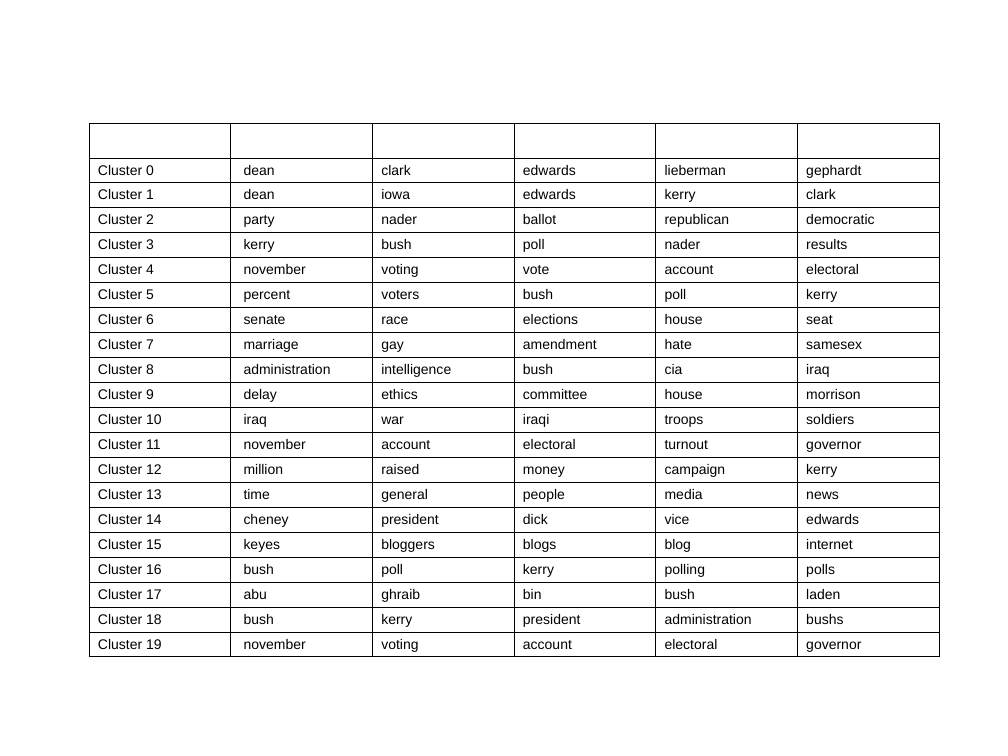
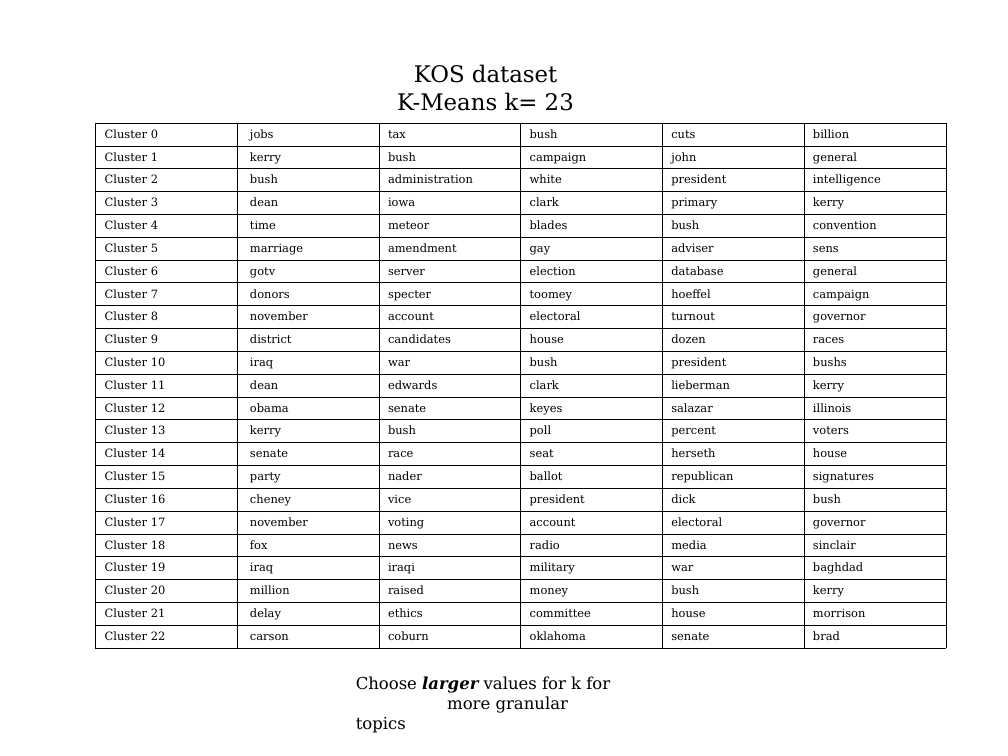
Before and after one commit to vitalv/doc-clustering-topic-modeling, a slide deck: slide 16 of doc-clustering-topic-modeling.odp (slide 11 before the commit). Drawn at 1008x756 pixels with LibreOffice and Linux fonts; fonts in the diff are those of the drawing. Boxes give left, top, right and bottom in pixels: in the first picture for what was removed or moved away, otherwise in the second. Text is boxed around its words. In the diff, an @@ line names an element or a change of style, - is before the commit and + after.

```diff
--- a/doc-clustering-topic-modeling.odp
+++ b/doc-clustering-topic-modeling.odp
@@ text added at (414, 64, 557, 83), 18 pt, text #000000 @@
+KOS dataset
@@ text added at (397, 92, 574, 111), 18 pt, text #000000 @@
+K-Means k= 23
@@ table at (96, 123, 947, 649) @@
-row 1:  |  |  |  |  | 
-row 2: Cluster 0 | dean | clark | edwards | lieberman | gephardt
-row 3: Cluster 1 | dean | iowa | edwards | kerry | clark
-row 4: Cluster 2 | party | nader | ballot | republican | democratic
-row 5: Cluster 3 | kerry | bush | poll | nader | results
-row 6: Cluster 4 | november | voting | vote | account | electoral
-row 7: Cluster 5 | percent | voters | bush | poll | kerry
-row 8: Cluster 6 | senate | race | elections | house | seat
-row 9: Cluster 7 | marriage | gay | amendment | hate | samesex
-row 10: Cluster 8 | administration | intelligence | bush | cia | iraq
-row 11: Cluster 9 | delay | ethics | committee | house | morrison
-row 12: Cluster 10 | iraq | war | iraqi | troops | soldiers
-row 13: Cluster 11 | november | account | electoral | turnout | governor
-row 14: Cluster 12 | million | raised | money | campaign | kerry
-row 15: Cluster 13 | time | general | people | media | news
-row 16: Cluster 14 | cheney | president | dick | vice | edwards
-row 17: Cluster 15 | keyes | bloggers | blogs | blog | internet
-row 18: Cluster 16 | bush | poll | kerry | polling | polls
-row 19: Cluster 17 | abu | ghraib | bin | bush | laden
-row 20: Cluster 18 | bush | kerry | president | administration | bushs
-row 21: Cluster 19 | november | voting | account | electoral | governor
+row 1: Cluster 0 | jobs | tax | bush | cuts | billion
+row 2: Cluster 1 | kerry | bush | campaign | john | general
+row 3: Cluster 2 | bush | administration | white | president | intelligence
+row 4: Cluster 3 | dean | iowa | clark | primary | kerry
+row 5: Cluster 4 | time | meteor | blades | bush | convention
+row 6: Cluster 5 | marriage | amendment | gay | adviser | sens
+row 7: Cluster 6 | gotv | server | election | database | general
+row 8: Cluster 7 | donors | specter | toomey | hoeffel | campaign
+row 9: Cluster 8 | november | account | electoral | turnout | governor
+row 10: Cluster 9 | district | candidates | house | dozen | races
+row 11: Cluster 10 | iraq | war | bush | president | bushs
+row 12: Cluster 11 | dean | edwards | clark | lieberman | kerry
+row 13: Cluster 12 | obama | senate | keyes | salazar | illinois
+row 14: Cluster 13 | kerry | bush | poll | percent | voters
+row 15: Cluster 14 | senate | race | seat | herseth | house
+row 16: Cluster 15 | party | nader | ballot | republican | signatures
+row 17: Cluster 16 | cheney | vice | president | dick | bush
+row 18: Cluster 17 | november | voting | account | electoral | governor
+row 19: Cluster 18 | fox | news | radio | media | sinclair
+row 20: Cluster 19 | iraq | iraqi | military | war | baghdad
+row 21: Cluster 20 | million | raised | money | bush | kerry
+row 22: Cluster 21 | delay | ethics | committee | house | morrison
+row 23: Cluster 22 | carson | coburn | oklahoma | senate | brad
@@ table: place and size @@
-table at (89, 123, 939, 657)
+table at (96, 123, 947, 649)
@@ text added at (356, 676, 610, 733), 13 pt, text #000000 @@
+Choose larger values for k for
+more granular topics
```
Also in this commit, not shown: 1 other slide changed, 10 slides added, 4 slides removed, 5 other files.
